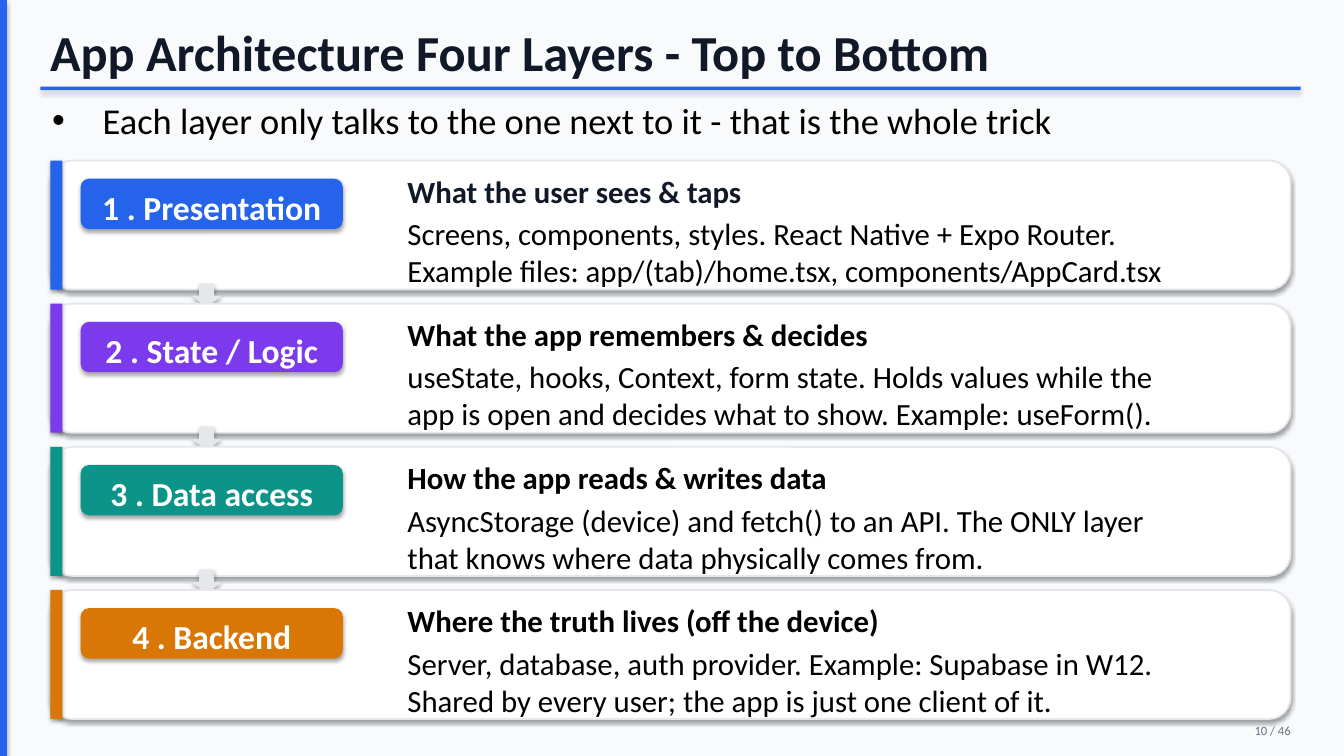
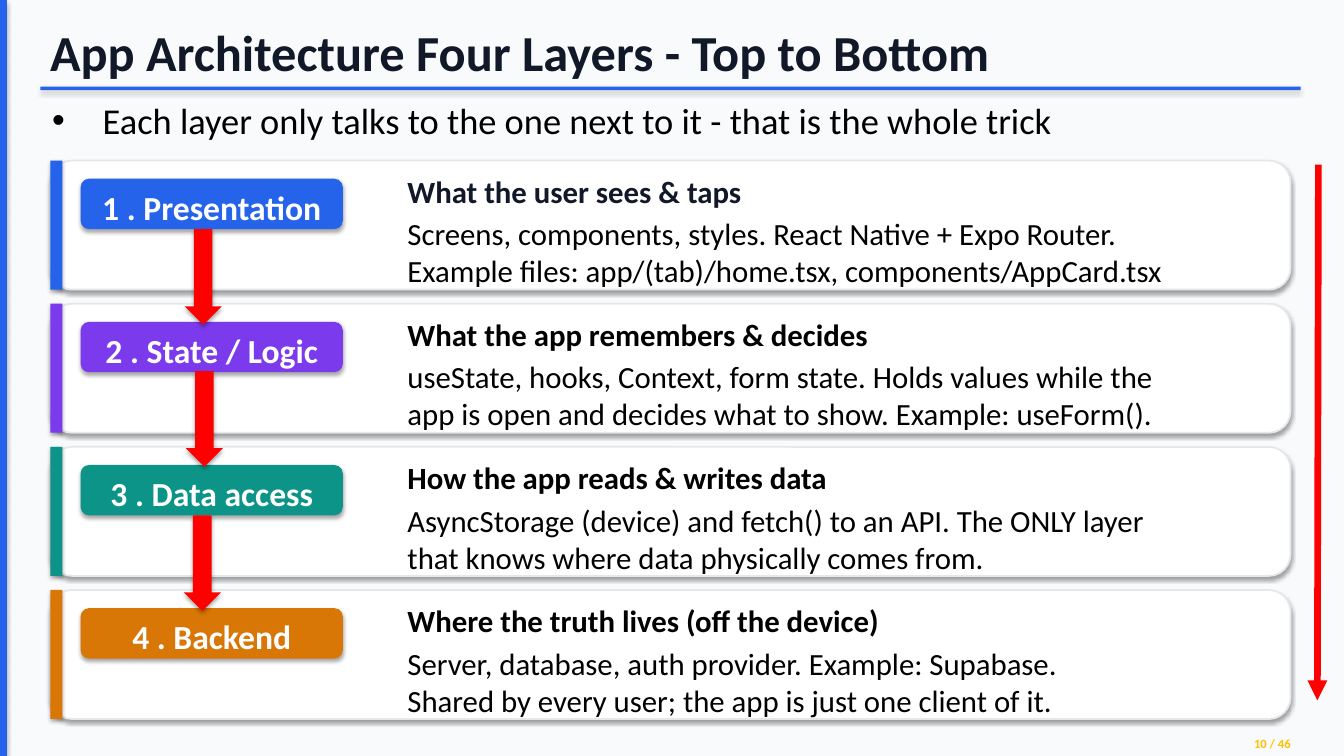
Before and after one commit to wlasitz-jeremy/Mobile-Application-Development-CPRG-303, a slide deck: slide 9 of Unit 3/Mobile_Architecture_updated.pptx. Drawn at 1344x756 pixels with LibreOffice and Linux fonts; fonts in the diff are those of the drawing; background and template pictures are left out. Boxes give left, top, right and bottom in pixels: in the first picture for what was removed or moved away, otherwise in the second. Text is boxed around its words. In the diff, an @@ line names an element or a change of style, - is before the commit and + after.

```diff
--- a/Unit 3/Mobile_Architecture_updated.pptx
+++ b/Unit 3/Mobile_Architecture_updated.pptx
@@ arrow added from (1319, 164) to (1318, 701), #FF0000 4.75 pt @@
@@ down arrow resized from (x1=192, y1=283, x2=222, y2=308) to (x1=185, y1=229, x2=222, y2=325) @@
@@ down arrow resized from (x1=192, y1=426, x2=222, y2=451) to (x1=186, y1=371, x2=223, y2=467) @@
@@ fill #E5E7EB to #FF0000 in 3 elements at (x1=185, y1=229, x2=222, y2=325), (x1=186, y1=371, x2=223, y2=467), (x1=184, y1=515, x2=221, y2=611) @@
@@ down arrow resized from (x1=192, y1=570, x2=222, y2=594) to (x1=184, y1=515, x2=221, y2=611) @@
@@ text at (x1=407, y1=653, x2=1056, y2=680): text changed @@
-Server, database, auth provider. Example: Supabase in W12.
+Server, database, auth provider. Example: Supabase.
@@ text "10 / 46" moved from (x1=1255, y1=726, x2=1291, y2=735) to (x1=1254, y1=739, x2=1291, y2=748) @@
@@ text "10 / 46" at (x1=1254, y1=739, x2=1291, y2=748): text colour #6B7280 to #FFC000, bold on @@
```
Also in this commit, not shown: 40 other slides changed, 36 other files.
